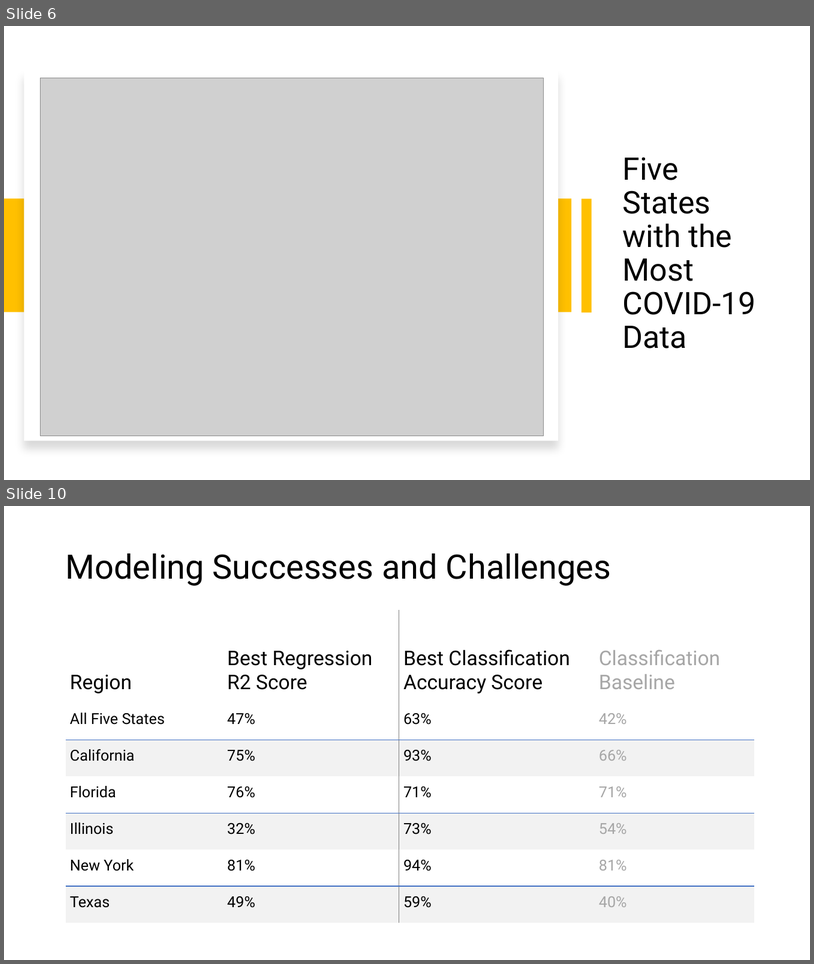
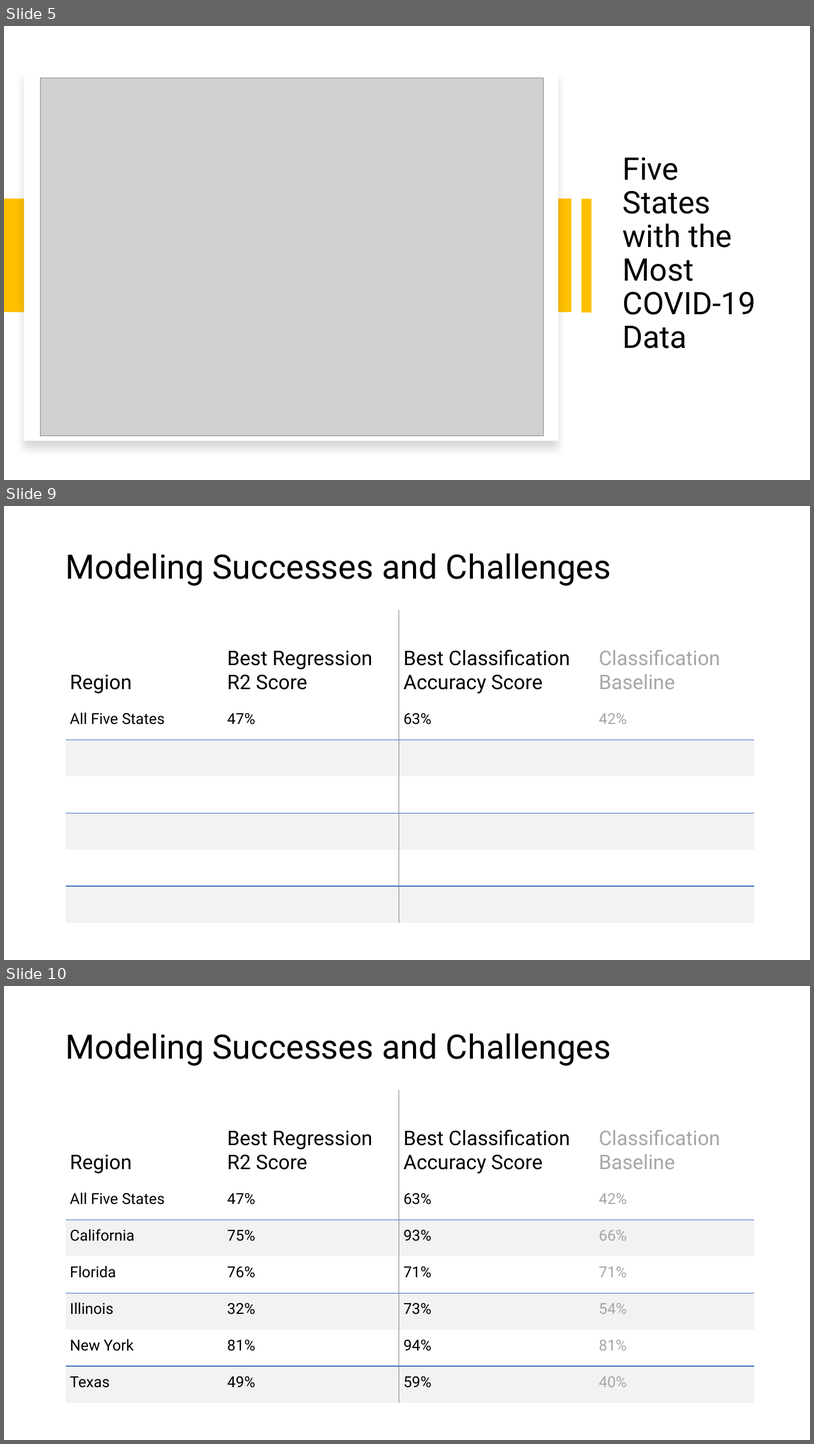
Before and after one commit to cxclark/covid19-analysis, a slide deck: 2020_10_30_covid_usa_analysis.pptx. Shown one above the other, each under a label of ours: slides 6 and 10 before the commit, slides 5, 9 and 10 after it; the slides between them are not shown. The pictures are 814x964 and 814x1444 pixels, drawn with LibreOffice and Linux fonts; fonts in the diff are those of the drawing; grey boxes stand for pictures. Boxes give left, top, right and bottom in pixels: in the first picture for what was removed or moved away, otherwise in the second. Text is boxed around its words. In the diff, an @@ line names an element or a change of style, - is before the commit and + after.

```diff
--- a/2020_10_30_covid_usa_analysis.pptx
+++ b/2020_10_30_covid_usa_analysis.pptx
@@ slide 9 added at (x1=4, y1=506, x2=810, y2=960), background #FFFFFF @@
@@ title added at (x1=65, y1=553, x2=611, y2=586), 40 pt, text #000000 @@
+Modeling Successes and Challenges
@@ table added at (x1=66, y1=609, x2=755, y2=922), 7 rows, 4 columns @@
+Region | Best Regression / R2 Score | Best Classification Accuracy Score | Classification Baseline
+All Five States | 47% | 63% | 42%
+ |  |  | 
+ |  |  | 
+ |  |  | 
+ |  |  | 
+ |  |  | 
@@ what was slide 6 is now slide 5 @@
```
Also in this commit, not shown: 4 slides changed, 1 other slide added, 2 slides removed, 1 other file.
